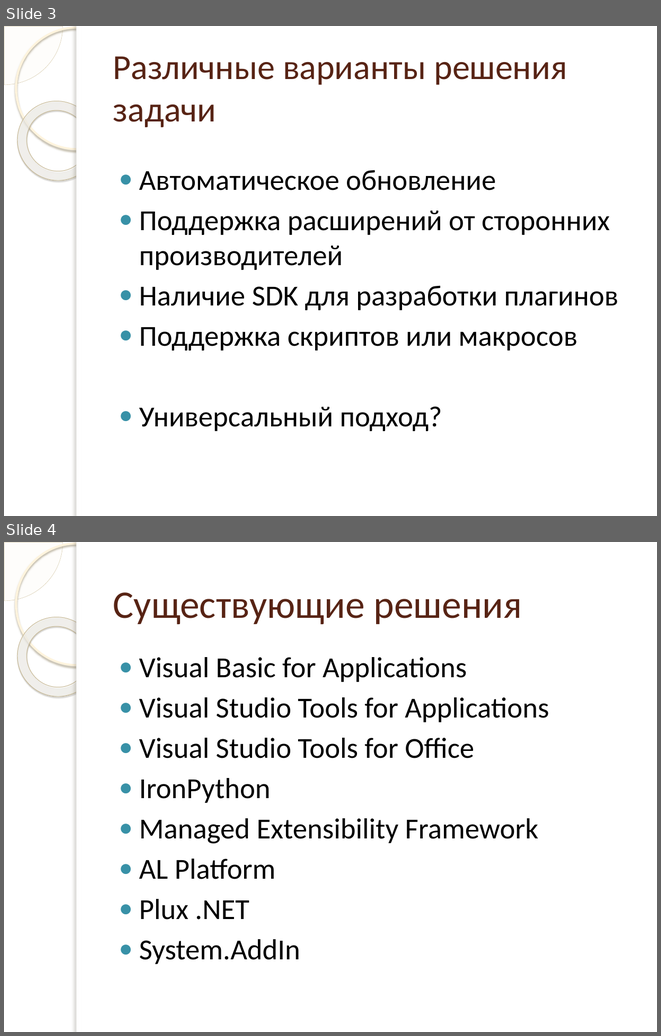
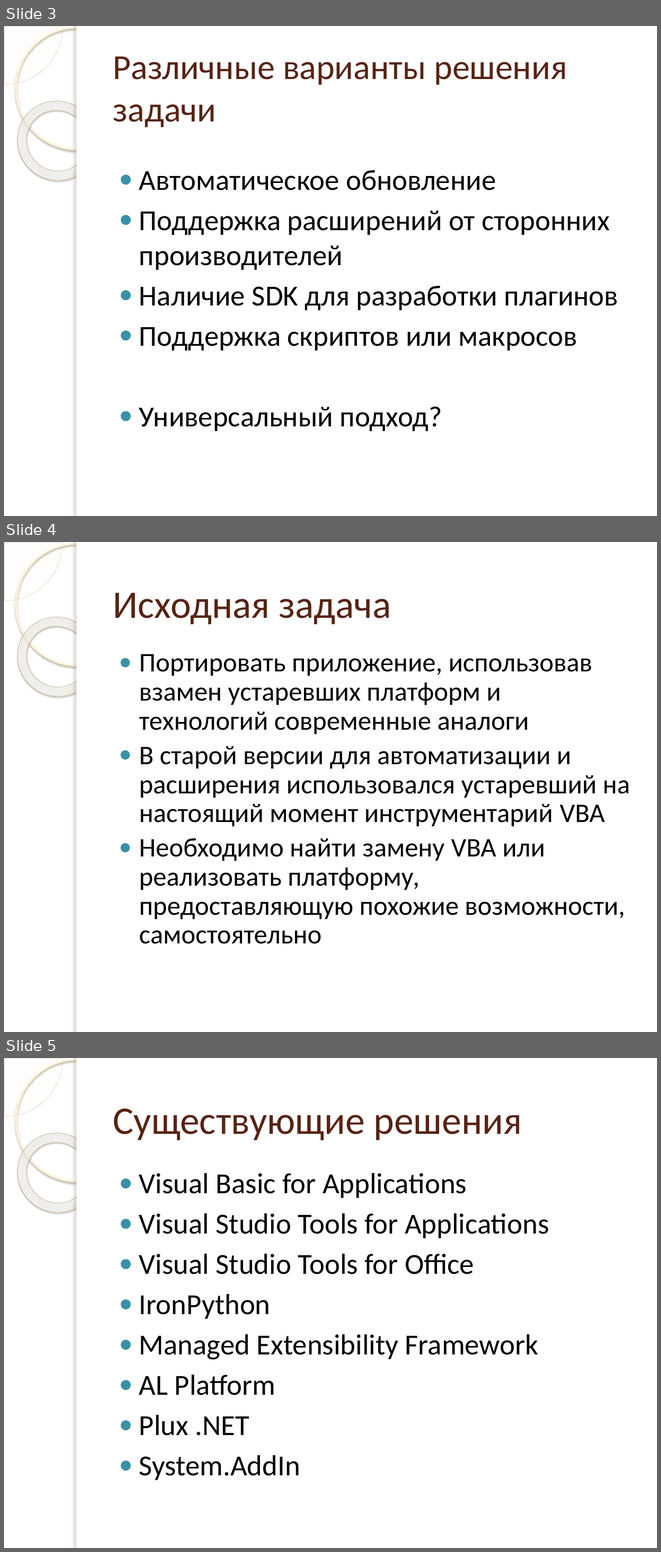
Before and after one commit to Antash/sda, a slide deck: itmo/presentation/Yolkin.pptx. Shown one above the other, each under a label of ours: slides 3 and 4 before the commit, slides 3, 4 and 5 after it. The pictures are 661x1036 and 661x1552 pixels, drawn with LibreOffice and Linux fonts; fonts in the diff are those of the drawing; background and template pictures are left out. Boxes give left, top, right and bottom in pixels: in the first picture for what was removed or moved away, otherwise in the second. Text is boxed around its words. In the diff, an @@ line names an element or a change of style, - is before the commit and + after.

```diff
--- a/itmo/presentation/Yolkin.pptx
+++ b/itmo/presentation/Yolkin.pptx
@@ slide 4 added at [4,542,657,1032], background picture (left out); not listed: 5 template elements that a slide beside it also shows @@
@@ title added at [113,592,391,624], 43 pt, text #572314 @@
+Исходная задача
@@ text added at [139,654,630,944], 29.6 pt, text #000000 @@
+● Портировать приложение, использовав взамен устаревших платформ и технологий современные аналоги
+● В старой версии для автоматизации и расширения использовался устаревший на настоящий момент инструментарий VBA
+● Необходимо найти замену VBA или реализовать платформу, предоставляющую похожие возможности, самостоятельно
@@ what was slide 4 is now slide 5 @@
```
Also in this commit, not shown: 1 slide changed, 1 other slide added, 1 other file.
